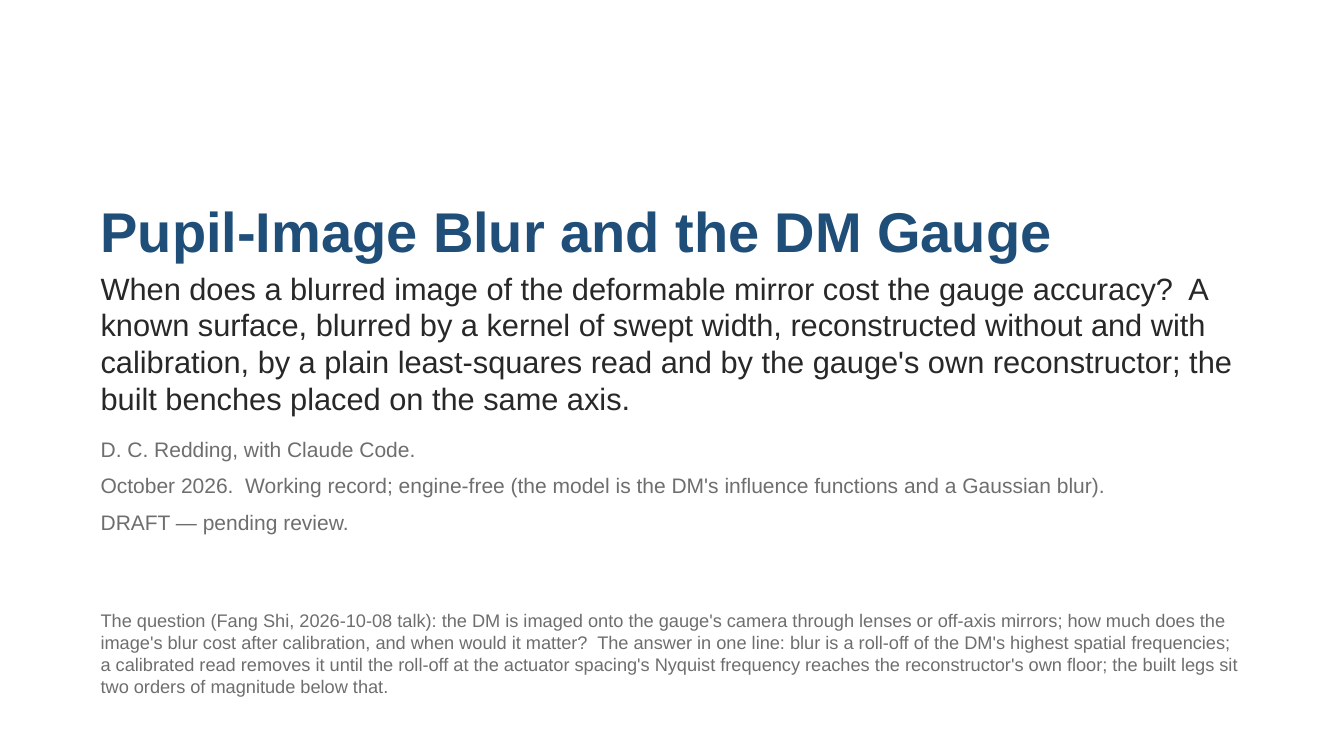
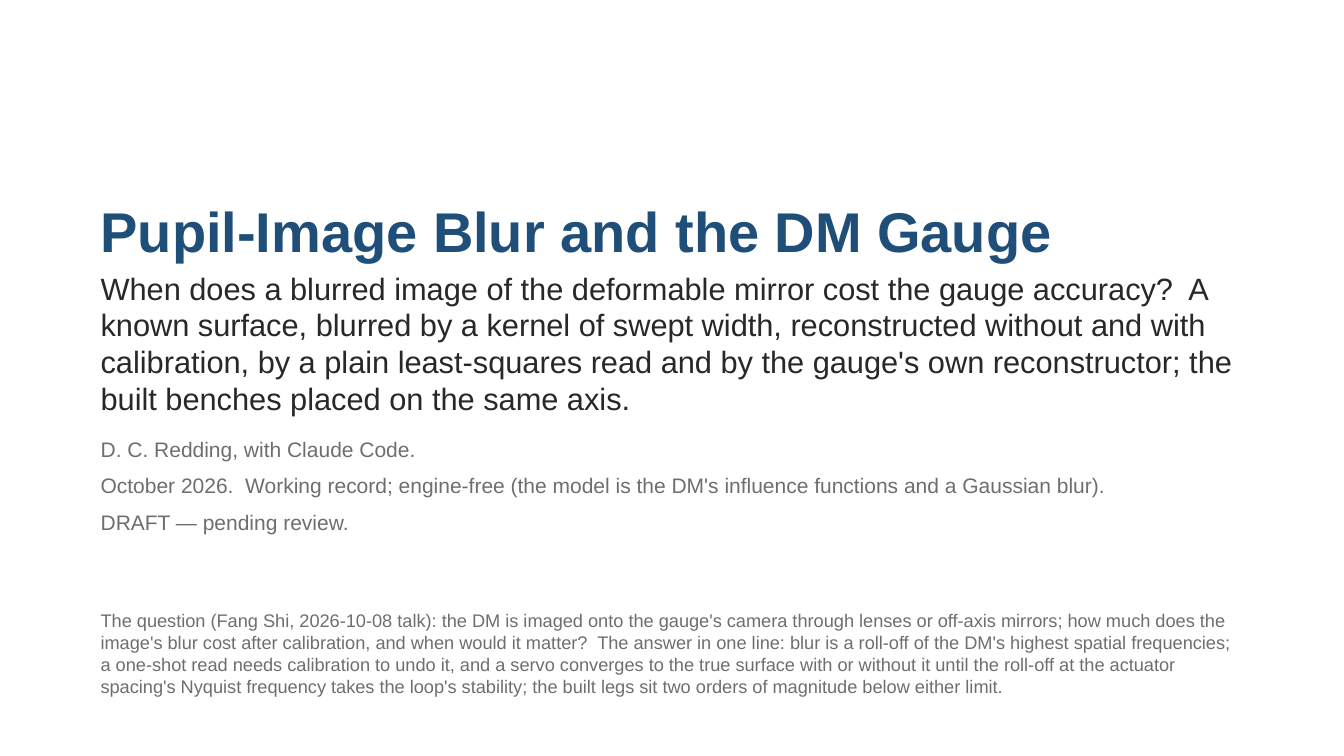
Before and after one commit to nasa-jpl/macos, a slide deck: slide 1 of demo_session/deck_blur.pptx. Drawn at 1344x756 pixels with LibreOffice and Linux fonts; fonts in the diff are those of the drawing. Boxes give left, top, right and bottom in pixels: in the first picture for what was removed or moved away, otherwise in the second. Text is boxed around its words. In the diff, an @@ line names an element or a change of style, - is before the commit and + after.

```diff
--- a/demo_session/deck_blur.pptx
+++ b/demo_session/deck_blur.pptx
@@ text at <box>101,614,1230,697</box>: text changed @@
-The question (Fang Shi, 2026-10-08 talk): the DM is imaged onto the gauge's camera through lenses or off-axis mirrors; how much does the image's blur cost after calibration, and when would it matter? The answer in one line: blur is a roll-off of the DM's highest spatial frequencies; a calibrated read removes it until the roll-off at the actuator spacing's Nyquist frequency reaches the reconstructor's own floor; the built legs sit two orders of magnitude below that.
+The question (Fang Shi, 2026-10-08 talk): the DM is imaged onto the gauge's camera through lenses or off-axis mirrors; how much does the image's blur cost after calibration, and when would it matter? The answer in one line: blur is a roll-off of the DM's highest spatial frequencies; a one-shot read needs calibration to undo it, and a servo converges to the true surface with or without it until the roll-off at the actuator spacing's Nyquist frequency takes the loop's stability; the built legs sit two orders of magnitude below either limit.
```
Also in this commit, not shown: 5 other slides changed, 3 slides added, 1 slide removed, 7 other files.
